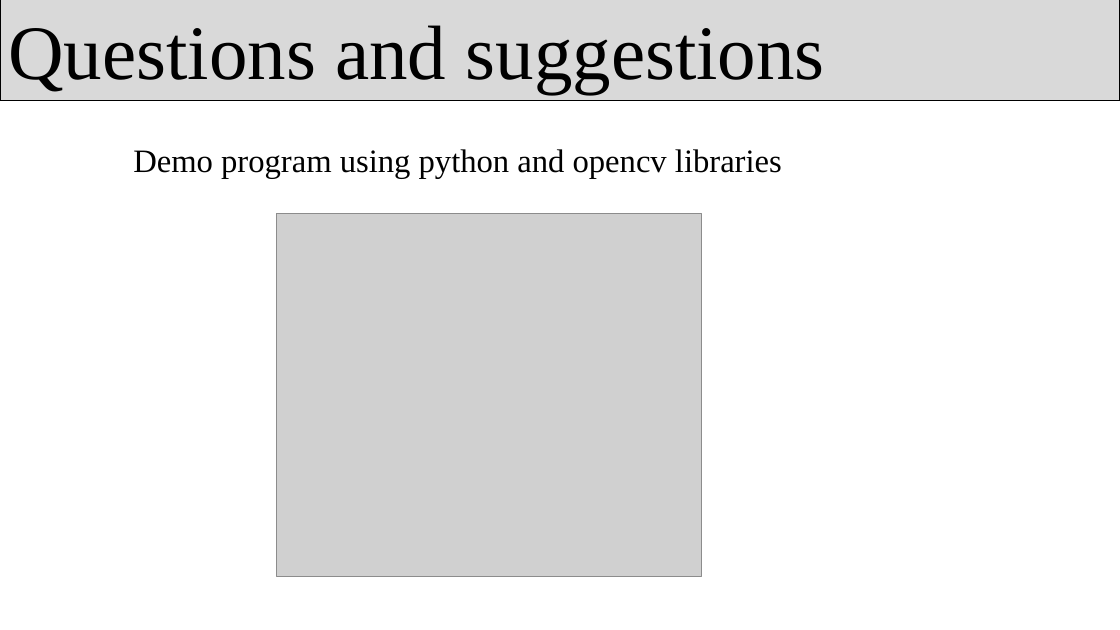
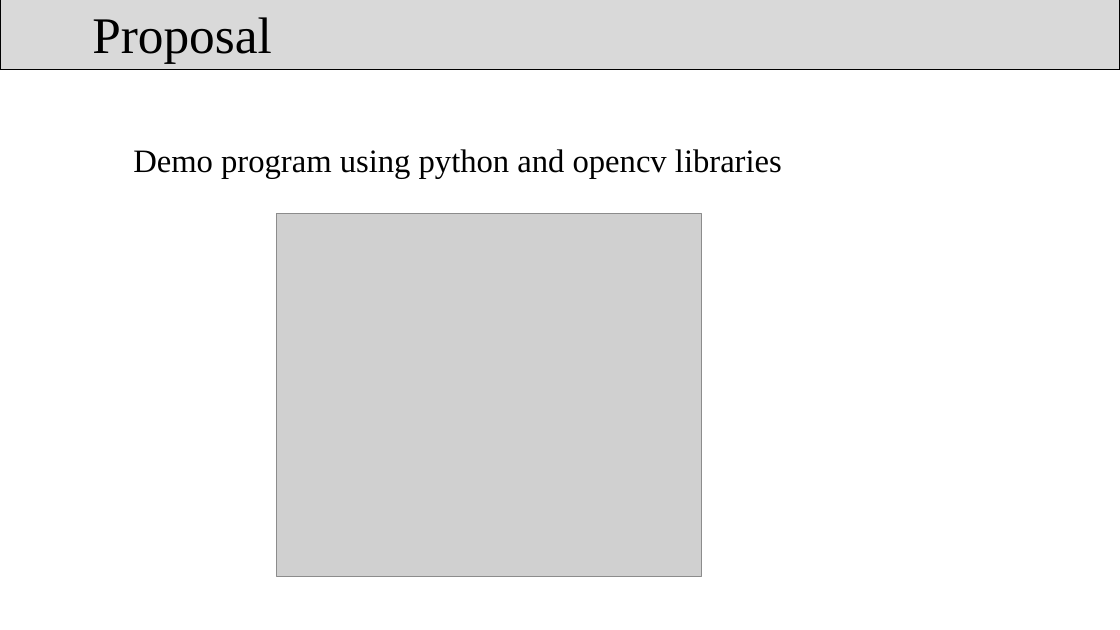
Before and after one commit to TiniyaVinod/using-image-processing-and-machine-learning-for-passenger-detection-sensor-optimization, a slide deck: slide 10 of Documents/Discussion/Discussion#1.pptx. Drawn at 1120x630 pixels with LibreOffice and Linux fonts; fonts in the diff are those of the drawing; grey boxes stand for pictures. Boxes give left, top, right and bottom in pixels: in the first picture for what was removed or moved away, otherwise in the second. Text is boxed around its words. In the diff, an @@ line names an element or a change of style, - is before the commit and + after.

```diff
--- a/Documents/Discussion/Discussion#1.pptx
+++ b/Documents/Discussion/Discussion#1.pptx
@@ rectangle removed at [0,0,1120,100] @@
-Questions and suggestions
@@ rectangle added at [0,0,1120,69], fill #D9D9D9, outline #000000 0.75 pt, 44 pt, text #000000 @@
+Proposal
```
Also in this commit, not shown: 4 other slides changed, 1 slide removed.
